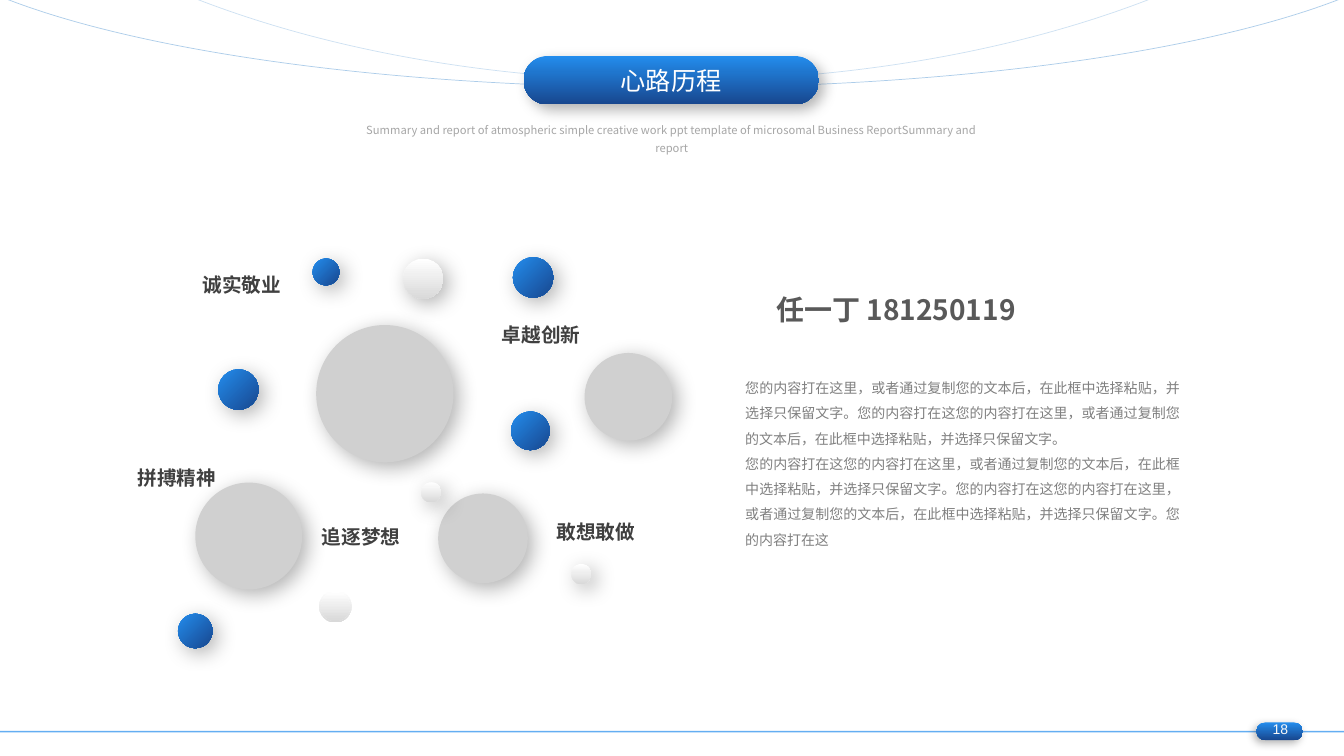
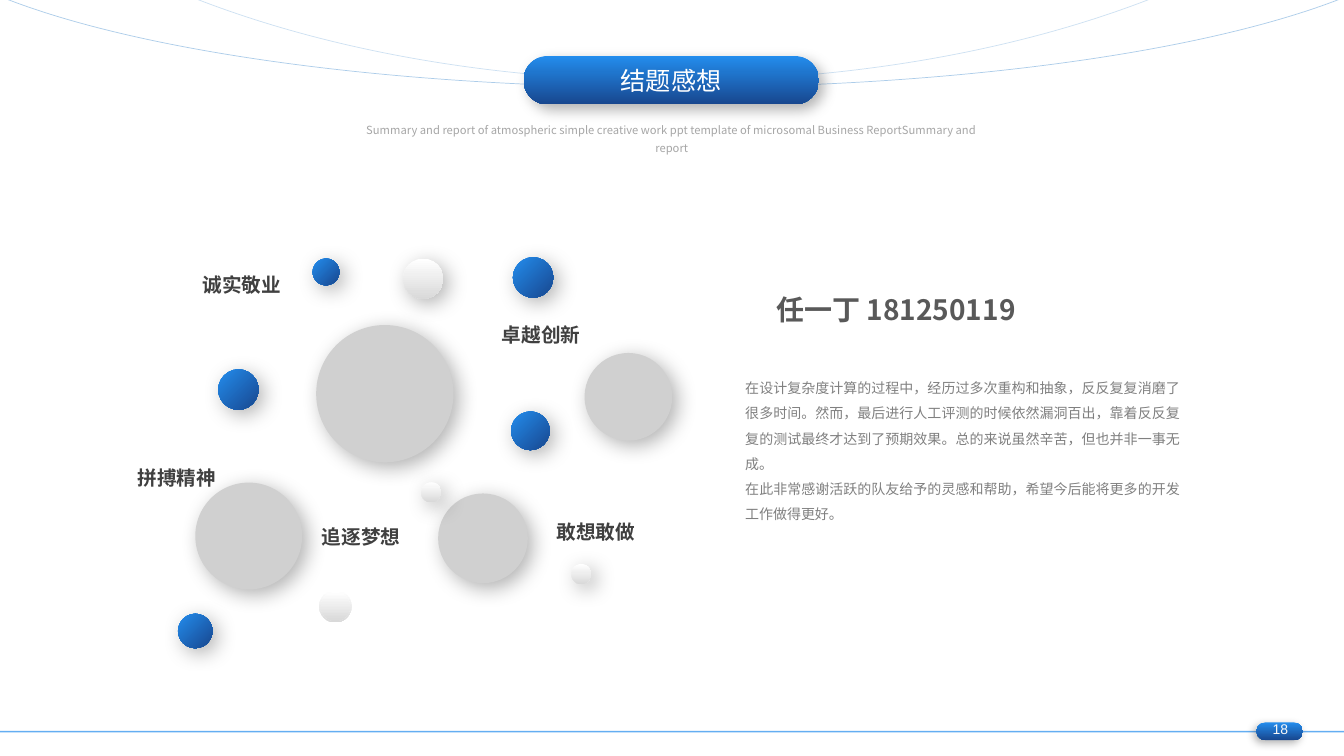
Before and after one commit to cclintris/best-partner, a slide deck: slide 18 of record_data/BigCode大作业ppt.pptx. Drawn at 1344x756 pixels with LibreOffice and Linux fonts; fonts in the diff are those of the drawing; grey boxes stand for pictures. Boxes give left, top, right and bottom in pixels: in the first picture for what was removed or moved away, otherwise in the second. Text is boxed around its words. In the diff, an @@ line names an element or a change of style, - is before the commit and + after.

Commit message:
doc: 一般

```diff
--- a/record_data/BigCode大作业ppt.pptx
+++ b/record_data/BigCode大作业ppt.pptx
@@ text in rounded rectangle at [621, 68, 722, 96]: text changed @@
-心路历程
+结题感想
@@ text at [745, 381, 1180, 520]: text changed @@
-您的内容打在这里，或者通过复制您的文本后，在此框中选择粘贴，并选择只保留文字。您的内容打在这您的内容打在这里，或者通过复制您的文本后，在此框中选择粘贴，并选择只保留文字。
-您的内容打在这您的内容打在这里，或者通过复制您的文本后，在此框中选择粘贴，并选择只保留文字。您的内容打在这您的内容打在这里，或者通过复制您的文本后，在此框中选择粘贴，并选择只保留文字。您的内容打在这
+在设计复杂度计算的过程中，经历过多次重构和抽象，反反复复消磨了很多时间。然而，最后进行人工评测的时候依然漏洞百出，靠着反反复复的测试最终才达到了预期效果。总的来说虽然辛苦，但也并非一事无成。
+在此非常感谢活跃的队友给予的灵感和帮助，希望今后能将更多的开发工作做得更好。
```
